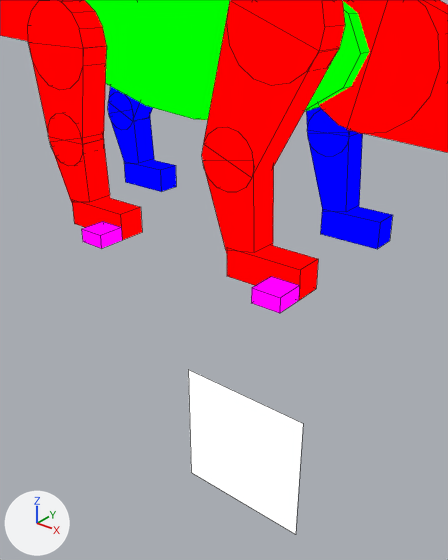
The Blender file assets-source/blender/motion/stegosaurus-roar.blend, before and after one commit.
Before and after are seen from a camera (50 mm lens) standing at (80.31, -35.12, 17.08) and looking at (75.86, -29.55, 13.63). Every picture has the same lights, and +X, +Y and +Z are marked at lower left. The picture after the commit comes second. Mesh edges are drawn as thin lines on the coarser meshes.

The first picture shows 'DinoTycoon_Motion_stegosaurus_roar_belly', 'DinoTycoon_Motion_stegosaurus_roar_eye', 'DinoTycoon_Motion_stegosaurus_roar_far_front_1', 'DinoTycoon_Motion_stegosaurus_roar_near_back_0', 'DinoTycoon_Motion_stegosaurus_roar_near_back_1', 'DinoTycoon_Motion_stegosaurus_roar_near_back_joint_0', 'DinoTycoon_Motion_stegosaurus_roar_near_front_0', 'DinoTycoon_Motion_stegosaurus_roar_near_front_1', 'DinoTycoon_Motion_stegosaurus_roar_near_front_foot', 'DinoTycoon_Motion_stegosaurus_roar_near_front_joint_0', 'DinoTycoon_Motion_stegosaurus_roar_neck_0', 'DinoTycoon_Motion_stegosaurus_roar_neck_joint_0' and 17 more.
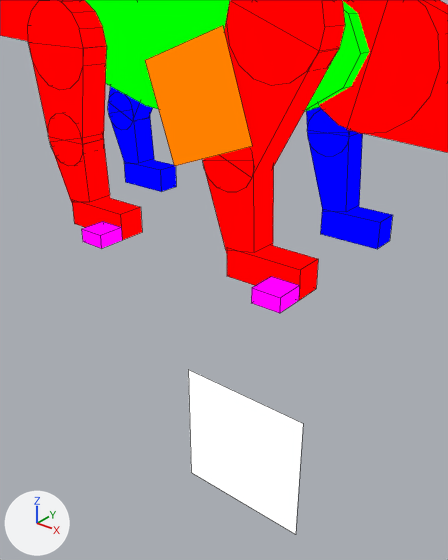
The newer file adds a shape key; the second version is drawn at full value of the shape key 'roar_05' of 'DinoTycoon_Motion_stegosaurus_roar_eye_white', and the change is written as the vertex moves it makes.

The change, as a diff of the scene's bpy script:
```diff
--- a/assets-source/blender/motion/stegosaurus-roar.blend.py
+++ b/assets-source/blender/motion/stegosaurus-roar.blend.py
@@ mat_dinotycoon_role_y @@
+mat_dinotycoon_role_y = emission_material('DinoTycoon_Role_Y')
+mat_dinotycoon_role_y.base_color = (1.0, 0.216, 0.0)  # orange #ff8000
@@ me_dinotycoon_motion_stegosaurus_roar_sample_eye_white @@
+me_dinotycoon_motion_stegosaurus_roar_sample_eye_white.from_pydata([(74.07, -29.0, 16.11), (75.39, -29.0, 16.59), (75.86, -29.0, 15.24), (74.54, -29.0, 14.76), (74.07, -29.0, 16.11), (75.39, -29.0, 16.59), (75.86, -29.0, 15.24), (74.54, -29.0, 14.76)], [], [(3, 2, 1, 0), (4, 5, 6, 7), (0, 1, 5, 4), (1, 2, 6, 5), (2, 3, 7, 6), (3, 0, 4, 7)])
+me_dinotycoon_motion_stegosaurus_roar_sample_eye_white.materials.append(mat_dinotycoon_role_y)  # orange #ff8000
@@ ob_dinotycoon_motion_stegosaurus_roar_eye_white @@
+ob_dinotycoon_motion_stegosaurus_roar_eye_white = bpy.data.objects.new('DinoTycoon_Motion_stegosaurus_roar_eye_white', me_dinotycoon_motion_stegosaurus_roar_sample_eye_white)
+ob_dinotycoon_motion_stegosaurus_roar_eye_white.location = (0.0, 0.0, 0.0)
```

Changed parts and their boxes [x1, y1, x2, y2] in the pictures (448 x 560 px):
'DinoTycoon_Motion_stegosaurus_roar_eye_white', added (orange)
    after: [145, 25, 252, 166]
